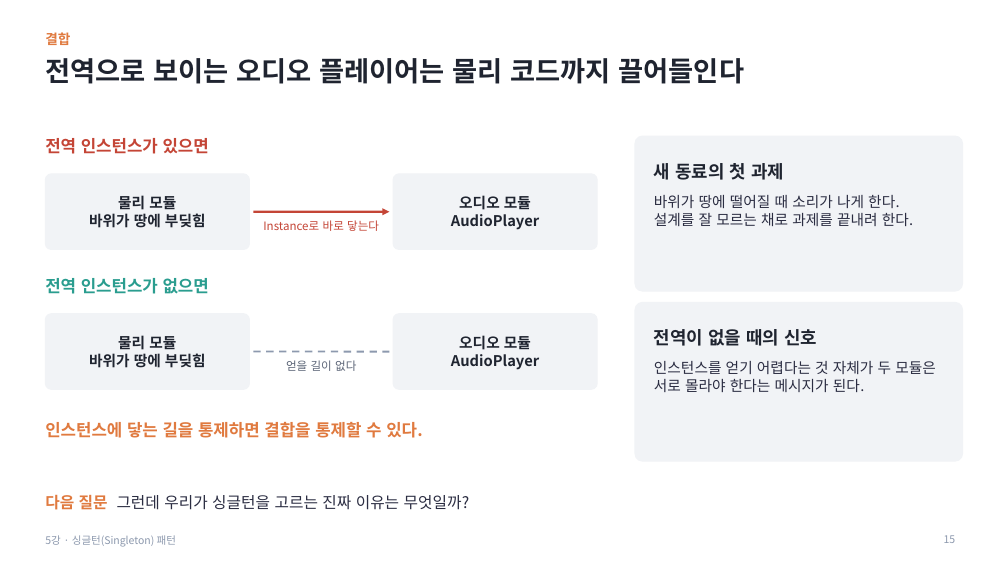
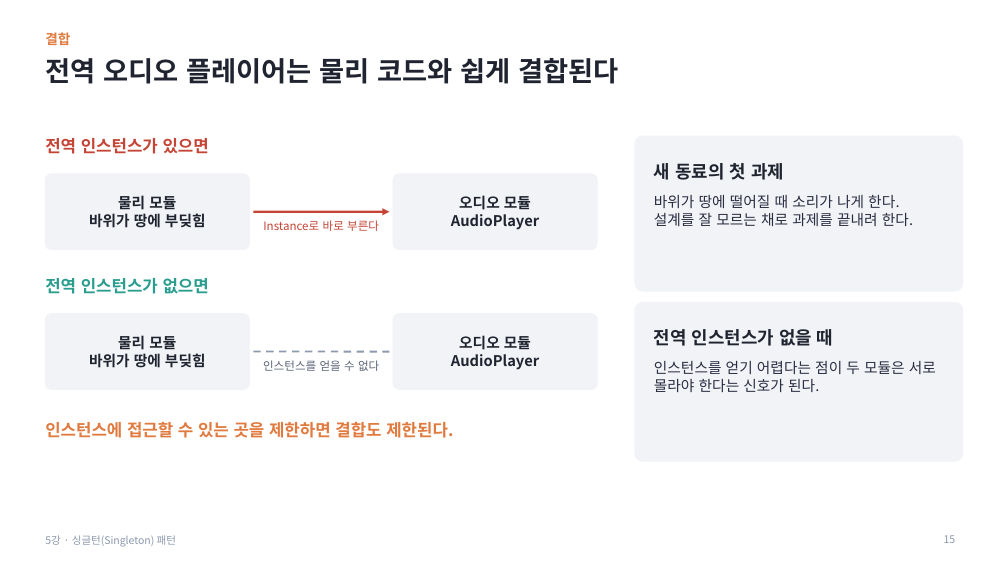
Before and after one commit to Meerkat-GMD/MiniTactics_Student, a slide deck: slide 15 of MiniTactics_Student_Lesson5/05차시_싱글턴_패턴_수업자료.pptx. Drawn at 1008x567 pixels with LibreOffice and Linux fonts; fonts in the diff are those of the drawing. Boxes give left, top, right and bottom in pixels: in the first picture for what was removed or moved away, otherwise in the second. Text is boxed around its words. In the diff, an @@ line names an element or a change of style, - is before the commit and + after.

```diff
--- a/MiniTactics_Student_Lesson5/05차시_싱글턴_패턴_수업자료.pptx
+++ b/MiniTactics_Student_Lesson5/05차시_싱글턴_패턴_수업자료.pptx
@@ title at box(45, 58, 618, 84): text changed @@
-전역으로 보이는 오디오 플레이어는 물리 코드까지 끌어들인다
+전역 오디오 플레이어는 물리 코드와 쉽게 결합된다
@@ text at box(263, 220, 379, 231): text changed @@
-Instance로 바로 닿는다
+Instance로 바로 부른다
@@ text at box(654, 329, 833, 346): text changed @@
-전역이 없을 때의 신호
+전역 인스턴스가 없을 때
@@ text at box(263, 360, 379, 371): text changed @@
-얻을 길이 없다
+인스턴스를 얻을 수 없다
@@ text at box(654, 361, 936, 392): text changed @@
-인스턴스를 얻기 어렵다는 것 자체가 두 모듈은 서로 몰라야 한다는 메시지가 된다.
+인스턴스를 얻기 어렵다는 점이 두 모듈은 서로 몰라야 한다는 신호가 된다.
@@ text at box(45, 422, 453, 438): text changed @@
-인스턴스에 닿는 길을 통제하면 결합을 통제할 수 있다.
+인스턴스에 접근할 수 있는 곳을 제한하면 결합도 제한된다.
@@ text removed at box(45, 495, 470, 510) @@
-다음 질문 그런데 우리가 싱글턴을 고르는 진짜 이유는 무엇일까?
```
Also in this commit, not shown: 32 other slides changed, 11 other files.
